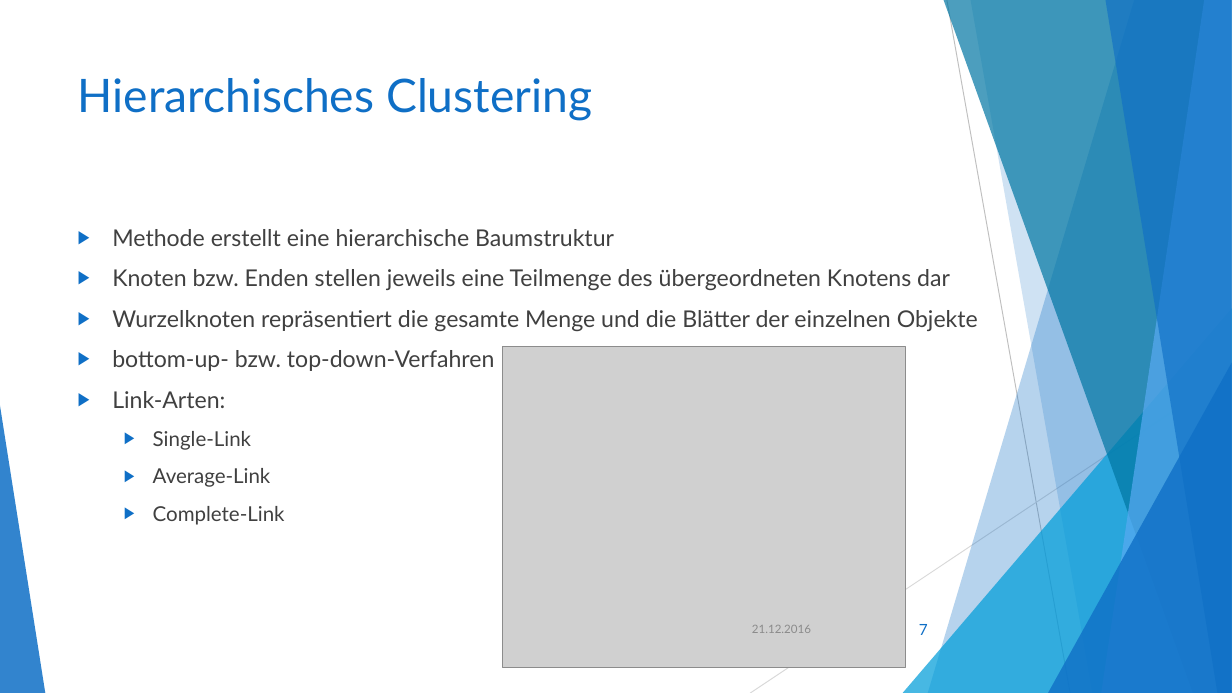
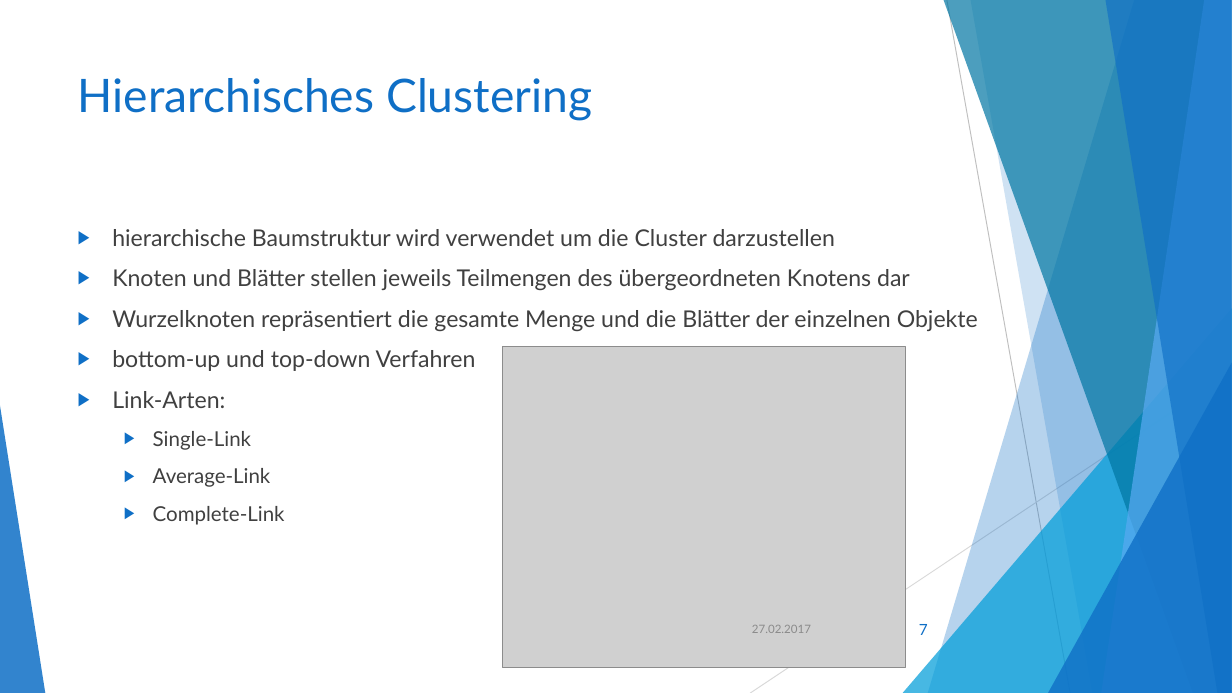
Before and after one commit to akio4800/fh, a slide deck: slide 7 of Klassifikation und Clustering.pptx. Drawn at 1232x693 pixels with LibreOffice and Linux fonts; fonts in the diff are those of the drawing; grey boxes stand for pictures. Boxes give left, top, right and bottom in pixels: in the first picture for what was removed or moved away, otherwise in the second. Text is boxed around its words. In the diff, an @@ line names an element or a change of style, - is before the commit and + after.

```diff
--- a/Klassifikation und Clustering.pptx
+++ b/Klassifikation und Clustering.pptx
@@ text at (112,229,910,290): text changed @@
-▶ Methode erstellt eine hierarchische Baumstruktur
-▶ Knoten bzw. Enden stellen jeweils eine Teilmenge des übergeordneten Knotens dar
+▶ hierarchische Baumstruktur wird verwendet um die Cluster darzustellen
+▶ Knoten und Blätter stellen jeweils Teilmengen des übergeordneten Knotens dar
@@ text at (112,350,476,371): text changed @@
-▶ bottom-up- bzw. top-down-Verfahren
+▶ bottom-up und top-down Verfahren
@@ text at (752,625,811,633): text changed @@
-21.12.2016
+27.02.2017
```
Also in this commit, not shown: 15 other slides changed, 3 slides added, 2 slides removed, 2 other files.
